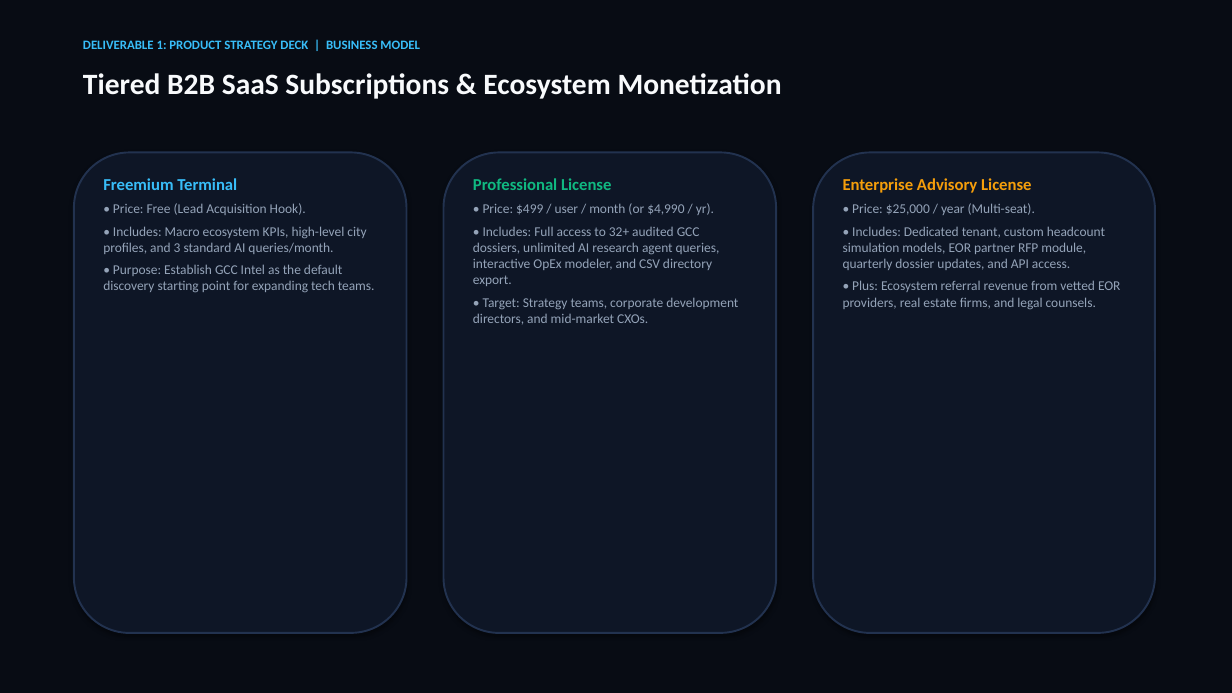
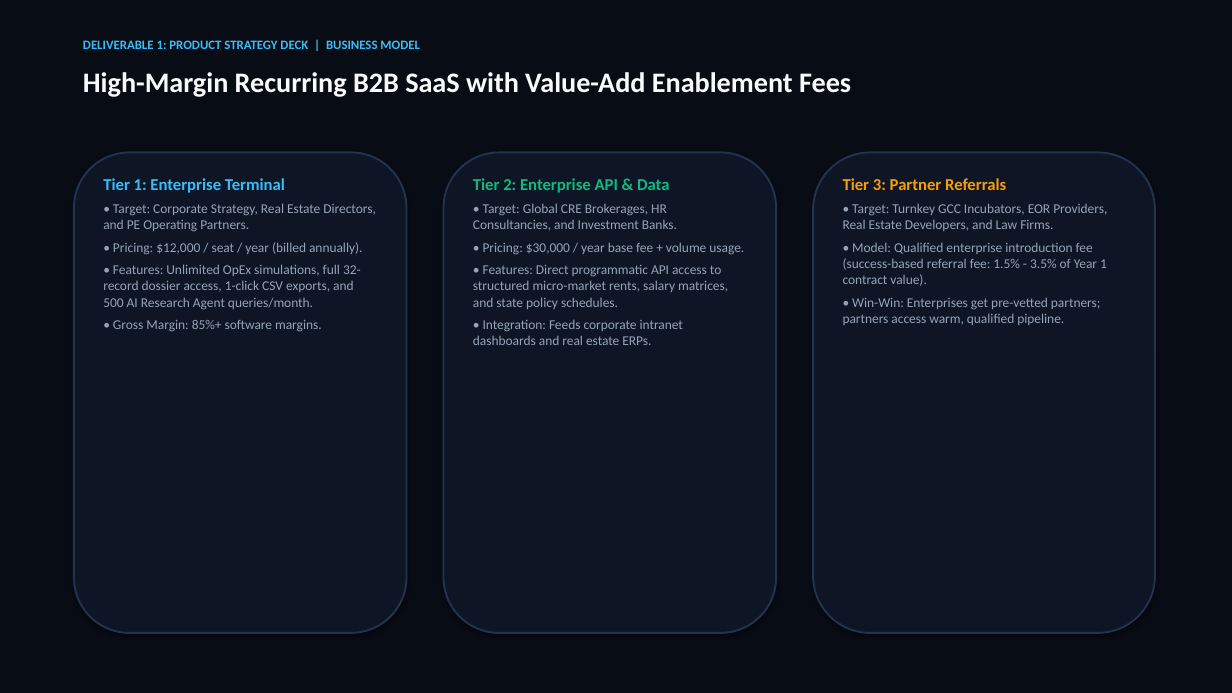
Before and after one commit to SURYAMS002/gcc, a slide deck: slide 15 of GCC_Intel_Product_Strategy_Deck.pptx (slide 14 before the commit). Drawn at 1232x693 pixels with LibreOffice and Linux fonts; fonts in the diff are those of the drawing. Boxes give left, top, right and bottom in pixels: in the first picture for what was removed or moved away, otherwise in the second. Text is boxed around its words. In the diff, an @@ line names an element or a change of style, - is before the commit and + after.

Commit message:
Update Deliverable 1 Product Strategy Deck: add 16-slide PPTX, printable HTML with embedded base64 screenshots, and visual operational workflow

```diff
--- a/GCC_Intel_Product_Strategy_Deck.pptx
+++ b/GCC_Intel_Product_Strategy_Deck.pptx
@@ text at bbox=[83, 72, 851, 97]: text changed; size 23 to 22 pt @@
-Tiered B2B SaaS Subscriptions & Ecosystem Monetization
+High-Margin Recurring B2B SaaS with Value-Add Enablement Fees
@@ text at bbox=[103, 178, 376, 331]: text changed @@
-Freemium Terminal
-• Price: Free (Lead Acquisition Hook).
-• Includes: Macro ecosystem KPIs, high-level city profiles, and 3 standard AI queries/month.
-• Purpose: Establish GCC Intel as the default discovery starting point for expanding tech teams.
+Tier 1: Enterprise Terminal
+• Target: Corporate Strategy, Real Estate Directors, and PE Operating Partners.
+• Pricing: $12,000 / seat / year (billed annually).
+• Features: Unlimited OpEx simulations, full 32-record dossier access, 1-click CSV exports, and 500 AI Research Agent queries/month.
+• Gross Margin: 85%+ software margins.
@@ text at bbox=[473, 178, 744, 345]: text changed @@
-Professional License
-• Price: $499 / user / month (or $4,990 / yr).
-• Includes: Full access to 32+ audited GCC dossiers, unlimited AI research agent queries, interactive OpEx modeler, and CSV directory export.
-• Target: Strategy teams, corporate development directors, and mid-market CXOs.
+Tier 2: Enterprise API & Data
+• Target: Global CRE Brokerages, HR Consultancies, and Investment Banks.
+• Pricing: $30,000 / year base fee + volume usage.
+• Features: Direct programmatic API access to structured micro-market rents, salary matrices, and state policy schedules.
+• Integration: Feeds corporate intranet dashboards and real estate ERPs.
@@ text at bbox=[843, 178, 1107, 325]: text changed @@
-Enterprise Advisory License
-• Price: $25,000 / year (Multi-seat).
-• Includes: Dedicated tenant, custom headcount simulation models, EOR partner RFP module, quarterly dossier updates, and API access.
-• Plus: Ecosystem referral revenue from vetted EOR providers, real estate firms, and legal counsels.
+Tier 3: Partner Referrals
+• Target: Turnkey GCC Incubators, EOR Providers, Real Estate Developers, and Law Firms.
+• Model: Qualified enterprise introduction fee (success-based referral fee: 1.5% - 3.5% of Year 1 contract value).
+• Win-Win: Enterprises get pre-vetted partners; partners access warm, qualified pipeline.
```
Also in this commit, not shown: 10 other slides changed, 5 slides added, 4 slides removed, 8 other files.
